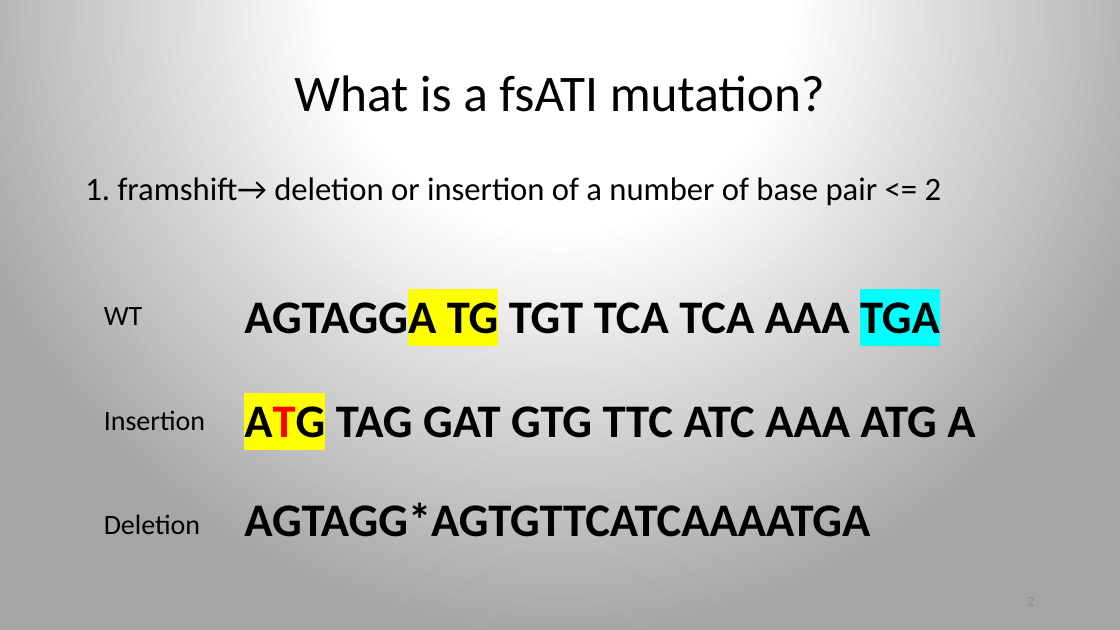
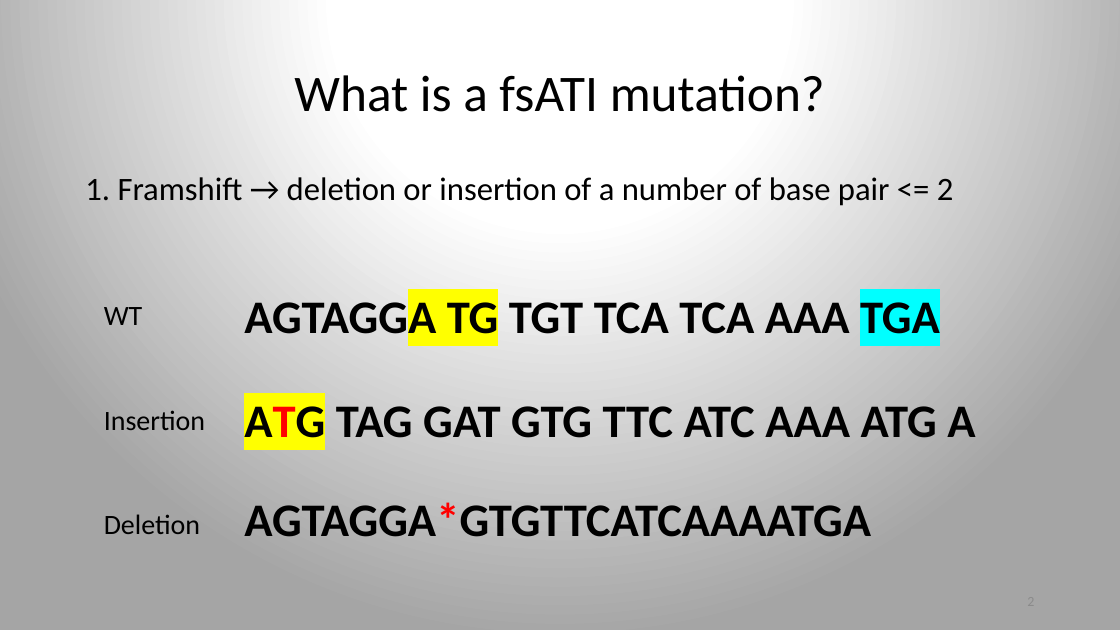
Before and after one commit to ArnaudDroitLab/ProjetLong_201911, a slide deck: slide 2 of Presentation_PL_JGorse.pptx. Drawn at 1120x630 pixels with LibreOffice and Linux fonts; fonts in the diff are those of the drawing. Boxes give left, top, right and bottom in pixels: in the first picture for what was removed or moved away, otherwise in the second. Text is boxed around its words. In the diff, an @@ line names an element or a change of style, - is before the commit and + after.

```diff
--- a/Presentation_PL_JGorse.pptx
+++ b/Presentation_PL_JGorse.pptx
@@ text at [85,177,954,206]: text changed @@
-1. framshift→ deletion or insertion of a number of base pair <= 2
+1. Framshift → deletion or insertion of a number of base pair <= 2
@@ text at [244,502,871,537]: text changed @@
-AGTAGG*AGTGTTCATCAAAATGA
+AGTAGGA*GTGTTCATCAAAATGA
```
Also in this commit, not shown: 7 other slides changed, 4 slides added, 3 slides removed.
